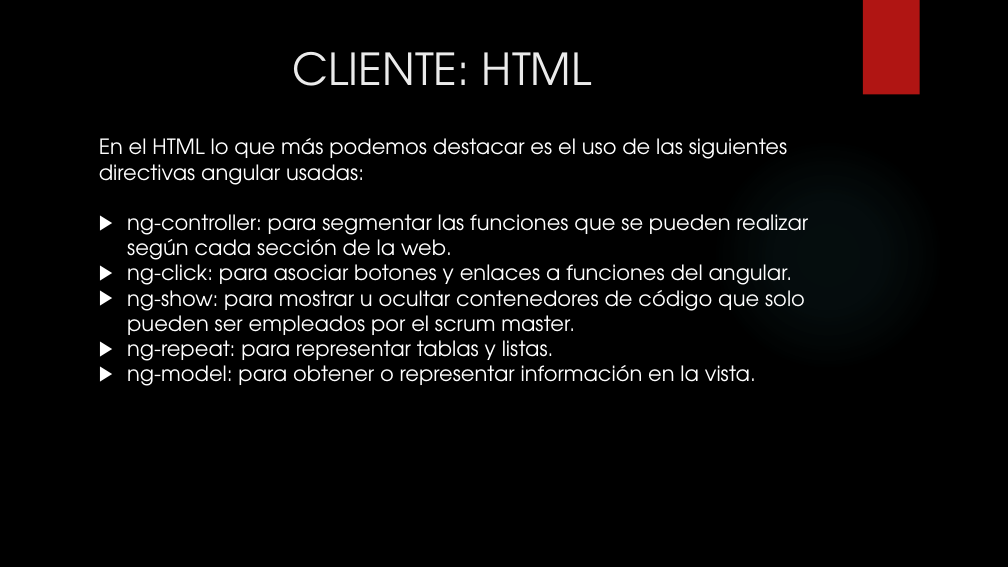
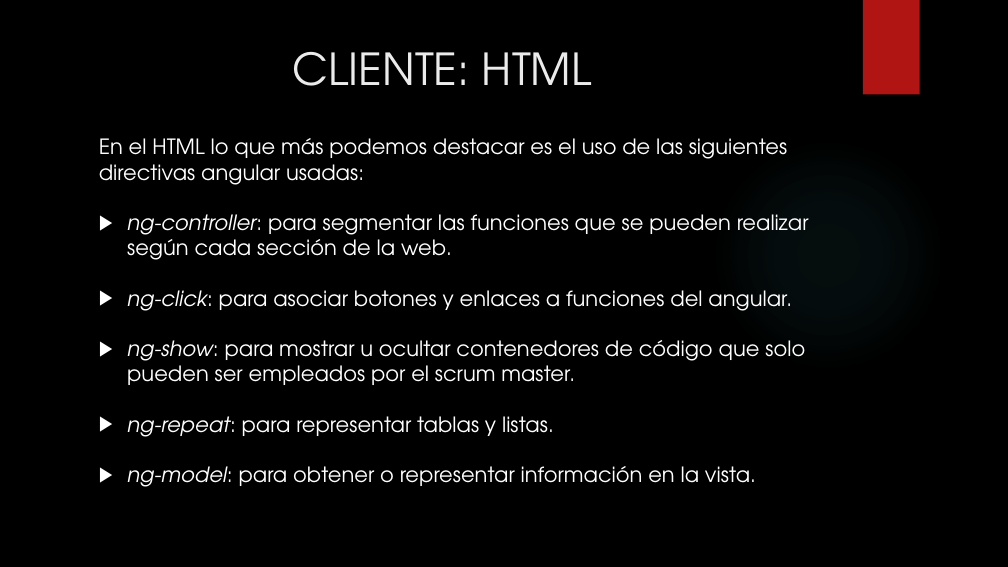
Before and after one commit to pesaura/LaboratorioTrabajo, a slide deck: slide 3 of LABORATORIO DE INGENIERIA.pptx. Drawn at 1008x567 pixels with LibreOffice and Linux fonts; fonts in the diff are those of the drawing; background and template pictures are left out. Boxes give left, top, right and bottom in pixels: in the first picture for what was removed or moved away, otherwise in the second. Text is boxed around its words. In the diff, an @@ line names an element or a change of style, - is before the commit and + after.

```diff
--- a/LABORATORIO DE INGENIERIA.pptx
+++ b/LABORATORIO DE INGENIERIA.pptx
@@ text at [127,214,809,487]: italic on in "ng-controller:", "ng-click:", "ng-show:", "ng-repeat:" and 1 more places @@
```
Also in this commit, not shown: 11 other slides changed, 1 slide added.
